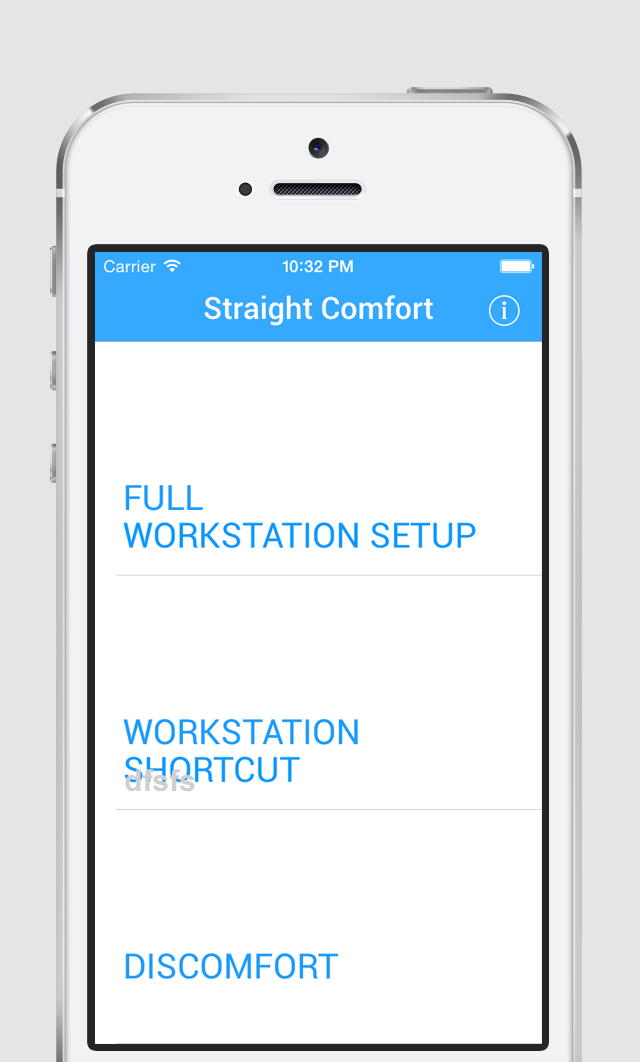
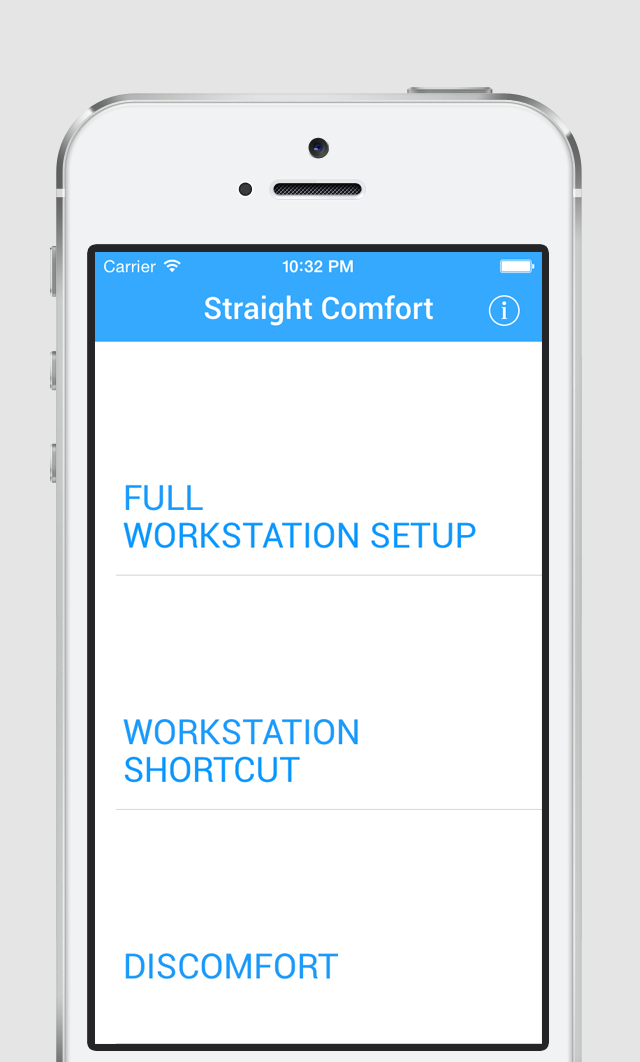
Revision of a layered 640×1062 image; what changed, layer by layer:
removed layer "dfsfs" over (125, 769, 195, 792)
